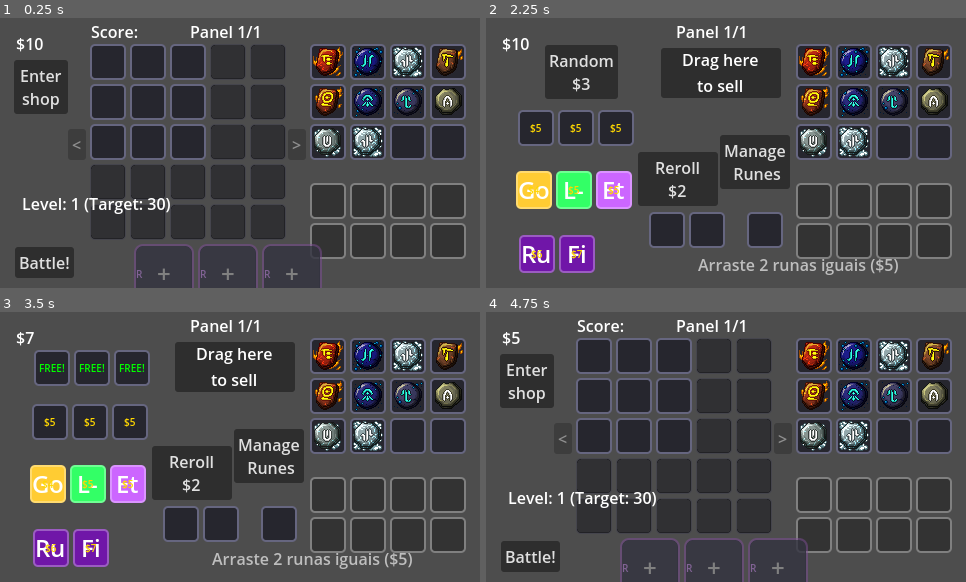
Above: before the commit, frames 1-4 (two rows, left to right).
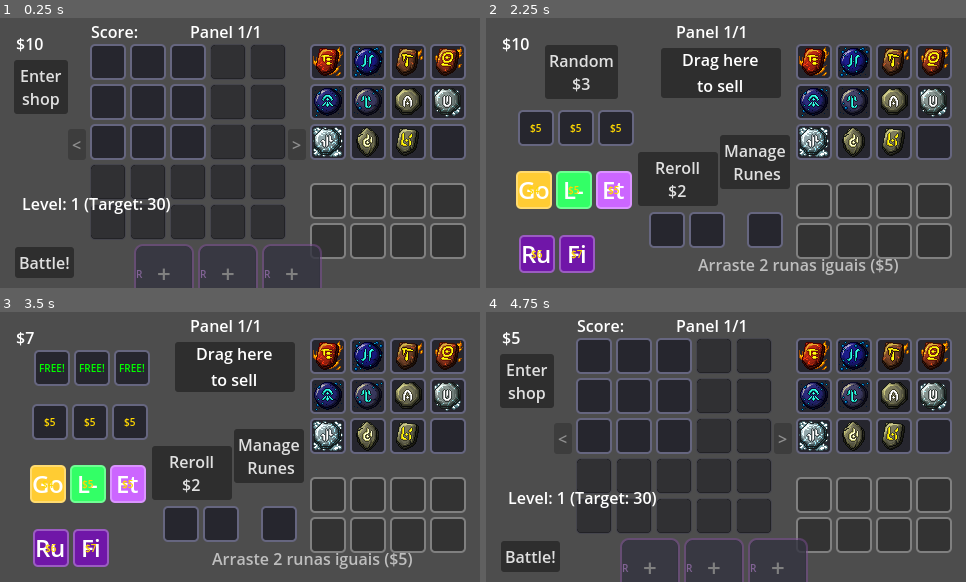
Above: after the commit, the same moments.

Repository: RenatoAAB/Runes
Game: Godot game, scene res://scenes/main.tscn
Same seed, same stepped clock (60 frames per second), same inputs: the game is played once before the commit and once after it.
Inputs:
- Up to frame 1 (0.25 s): no input
- Up to frame 2 (2.25 s): click "Enter shop" at 0.5 s; click "Manage Runes" at 1.25 s; click "Enter shop" at 2 s
- Up to frame 3 (3.5 s): click "Random $3" at 2.75 s
- Up to frame 4 (4.75 s): click "Reroll $2" at 3.5 s; click "Manage Runes" at 4.25 s

The runs differ from the first frame. In frame 1, 3.4% of the frame differs, in the area x 65-97%, y 10-52%; in frame 2, 3.4%; in frame 3, 3.4%; in frame 4, 3.4%.

Commit message:
earth, metal e fix de tooltip

Diff:
--- a/resources/effects/effect_score_20_if_3_distinct.tres
+++ b/resources/effects/effect_score_20_if_3_distinct.tres
@@ -1,13 +1,12 @@
-[gd_resource type="Resource" script_class="RuneEffect" load_steps=4 format=3]
+[gd_resource type="Resource" script_class="RuneEffect" load_steps=5 format=3 uid="uid://brodau5d14lj1"]
 
-[ext_resource type="Script" path="res://scripts/data/rune_effect.gd" id="1_effect"]
+[ext_resource type="Script" uid="uid://dpxjxr3dyc4i0" path="res://scripts/data/rune_effect.gd" id="1_effect"]
 [ext_resource type="Resource" path="res://resources/effects/conditions/condition_3_distinct_adjacent.tres" id="2_cond"]
-[ext_resource type="Resource" path="res://resources/effects/targets/target_self.tres" id="3_target"]
+[ext_resource type="Resource" uid="uid://16yatdx658me" path="res://resources/effects/targets/target_self.tres" id="3_target"]
 [ext_resource type="Resource" path="res://resources/effects/payloads/payload_add_score_20.tres" id="4_payload"]
 
 [resource]
 script = ExtResource("1_effect")
-trigger = 0
 condition = ExtResource("2_cond")
 target = ExtResource("3_target")
 payload = ExtResource("4_payload")
--- a/resources/runes/common/rune_earth.tres
+++ b/resources/runes/common/rune_earth.tres
@@ -1,16 +1,37 @@
-[gd_resource type="Resource" script_class="RuneData" load_steps=3 format=3]
+[gd_resource type="Resource" script_class="RuneData" load_steps=11 format=3 uid="uid://supn6813u1vc"]
 
-[ext_resource type="Script" path="res://scripts/data/rune_data.gd" id="1_data"]
-[ext_resource type="Resource" path="res://resources/effects/effect_score_per_earth_adjacent.tres" id="2_effect"]
+[ext_resource type="Script" uid="uid://dpxjxr3dyc4i0" path="res://scripts/data/rune_effect.gd" id="1_c5rpc"]
+[ext_resource type="Script" uid="uid://s48ipf5uo7mv" path="res://scripts/data/rune_data.gd" id="1_data"]
+[ext_resource type="Script" uid="uid://bdoskjkqeggr8" path="res://scripts/data/effects/conditions/condition_always.gd" id="2_chb8v"]
+[ext_resource type="Script" uid="uid://cimuoiu8ocwh6" path="res://scripts/data/effects/payloads/payload_add_score.gd" id="3_iuqce"]
+[ext_resource type="Script" uid="uid://dr6qdvixrtvt5" path="res://scripts/data/effects/targets/target_self.gd" id="4_v577a"]
+[ext_resource type="Texture2D" uid="uid://stoxufejh7un" path="res://sprites/icons/runes/Icon1.png" id="6_akef3"]
+
+[sub_resource type="Resource" id="Resource_lddit"]
+script = ExtResource("2_chb8v")
+metadata/_custom_type_script = "uid://bdoskjkqeggr8"
+
+[sub_resource type="Resource" id="Resource_mrdii"]
+script = ExtResource("3_iuqce")
+metadata/_custom_type_script = "uid://cimuoiu8ocwh6"
+
+[sub_resource type="Resource" id="Resource_pdljr"]
+script = ExtResource("4_v577a")
+metadata/_custom_type_script = "uid://dr6qdvixrtvt5"
+
+[sub_resource type="Resource" id="Resource_hqg02"]
+script = ExtResource("1_c5rpc")
+condition = SubResource("Resource_lddit")
+target = SubResource("Resource_pdljr")
+payload = SubResource("Resource_mrdii")
+metadata/_custom_type_script = "uid://dpxjxr3dyc4i0"
 
 [resource]
 script = ExtResource("1_data")
 id = "earth"
 rune_name = "Terra"
-description = "+10 pontos por runa de Terra adjacente."
-tier = 1
-rarity = 0
-elements = [2]
-base_max_activations = 1
-is_indestructible = true
-effects = [ExtResource("2_effect")]
+description = "+10 pontos"
+elements = Array[int]([2])
+base_max_activations = 3
+textures = Array[Texture2D]([ExtResource("6_akef3")])
+effects = Array[ExtResource("1_c5rpc")]([SubResource("Resource_hqg02")])
--- a/resources/runes/common/rune_metal.tres
+++ b/resources/runes/common/rune_metal.tres
@@ -1,16 +1,59 @@
-[gd_resource type="Resource" script_class="RuneData" load_steps=3 format=3]
+[gd_resource type="Resource" script_class="RuneData" load_steps=17 format=3 uid="uid://c5b674oqjdf3d"]
 
-[ext_resource type="Script" path="res://scripts/data/rune_data.gd" id="1_data"]
-[ext_resource type="Resource" path="res://resources/effects/effect_score_20_if_3_distinct.tres" id="2_effect"]
+[ext_resource type="Script" uid="uid://dpxjxr3dyc4i0" path="res://scripts/data/rune_effect.gd" id="1_1np2b"]
+[ext_resource type="Script" uid="uid://s48ipf5uo7mv" path="res://scripts/data/rune_data.gd" id="1_data"]
+[ext_resource type="Script" uid="uid://bdoskjkqeggr8" path="res://scripts/data/effects/conditions/condition_always.gd" id="2_gt5pw"]
+[ext_resource type="Script" uid="uid://cimuoiu8ocwh6" path="res://scripts/data/effects/payloads/payload_add_score.gd" id="3_4irns"]
+[ext_resource type="Script" uid="uid://dr6qdvixrtvt5" path="res://scripts/data/effects/targets/target_self.gd" id="4_0rf7q"]
+[ext_resource type="Script" uid="uid://c5thtxt25wb1e" path="res://scripts/data/effects/conditions/condition_distinct_elements_adjacent.gd" id="5_ax4um"]
+[ext_resource type="Script" uid="uid://t1vniutnqm7e" path="res://scripts/data/effects/payloads/payload_add_permanent_score.gd" id="6_1np2b"]
+[ext_resource type="Texture2D" uid="uid://dv8jxh35mbun8" path="res://sprites/icons/runes/Icon7.png" id="8_3mpkw"]
+
+[sub_resource type="Resource" id="Resource_en65a"]
+script = ExtResource("2_gt5pw")
+metadata/_custom_type_script = "uid://bdoskjkqeggr8"
+
+[sub_resource type="Resource" id="Resource_f4x0g"]
+script = ExtResource("3_4irns")
+metadata/_custom_type_script = "uid://cimuoiu8ocwh6"
+
+[sub_resource type="Resource" id="Resource_fvrdn"]
+script = ExtResource("4_0rf7q")
+metadata/_custom_type_script = "uid://dr6qdvixrtvt5"
+
+[sub_resource type="Resource" id="Resource_5buvv"]
+script = ExtResource("1_1np2b")
+condition = SubResource("Resource_en65a")
+target = SubResource("Resource_fvrdn")
+payload = SubResource("Resource_f4x0g")
+metadata/_custom_type_script = "uid://dpxjxr3dyc4i0"
+
+[sub_resource type="Resource" id="Resource_e2m0a"]
+script = ExtResource("5_ax4um")
+metadata/_custom_type_script = "uid://c5thtxt25wb1e"
+
+[sub_resource type="Resource" id="Resource_gt5pw"]
+script = ExtResource("6_1np2b")
+amount = 5
+metadata/_custom_type_script = "uid://t1vniutnqm7e"
+
+[sub_resource type="Resource" id="Resource_4irns"]
+script = ExtResource("4_0rf7q")
+metadata/_custom_type_script = "uid://dr6qdvixrtvt5"
+
+[sub_resource type="Resource" id="Resource_13cuv"]
+script = ExtResource("1_1np2b")
+condition = SubResource("Resource_e2m0a")
+target = SubResource("Resource_4irns")
+payload = SubResource("Resource_gt5pw")
+metadata/_custom_type_script = "uid://dpxjxr3dyc4i0"
 
 [resource]
 script = ExtResource("1_data")
 id = "metal"
 rune_name = "Metal"
-description = "+20 pontos se houver 3 ou mais elementos diferentes adjacentes."
-tier = 1
-rarity = 0
-elements = [2]
-base_max_activations = 1
-is_indestructible = true
-effects = [ExtResource("2_effect")]
+description = "+10 pontos
++5 pontos permanentes se adjacente a pelo menos 2 elementos distintos"
+elements = Array[int]([2])
+textures = Array[Texture2D]([ExtResource("8_3mpkw")])
+effects = Array[ExtResource("1_1np2b")]([SubResource("Resource_5buvv"), SubResource("Resource_13cuv")])
--- a/scenes/main.tscn
+++ b/scenes/main.tscn
@@ -12,7 +12,6 @@
 [ext_resource type="Resource" uid="uid://ml10vvmqv6al" path="res://resources/runes/common/rune_plasma.tres" id="6_jkv2x"]
 [ext_resource type="Resource" uid="uid://bpgga3tetlmun" path="res://resources/runes/common/rune_water.tres" id="7_jbj1t"]
 [ext_resource type="Script" uid="uid://c212fo845qvri" path="res://scripts/ui/tooltip_manager.gd" id="7_trceg"]
-[ext_resource type="Resource" uid="uid://du7qyukvntuwb" path="res://resources/runes/uncommon/rune_cloud.tres" id="8_jbj1t"]
 [ext_resource type="Resource" uid="uid://c6gjg03cc4ok1" path="res://resources/runes/common/rune_fire.tres" id="9_muem4"]
 [ext_resource type="Resource" uid="uid://cdkuh3d8ffjym" path="res://resources/runes/common/rune_explosion.tres" id="10_dp3eg"]
 [ext_resource type="Resource" uid="uid://d4c7213tdx4ar" path="res://resources/runes/common/rune_rain.tres" id="11_gqmmt"]
@@ -22,6 +21,8 @@
 [ext_resource type="Resource" uid="uid://b6folj8yfdd3e" path="res://resources/runes/common/rune_air.tres" id="13_pm3ni"]
 [ext_resource type="Resource" uid="uid://bub1031y2cc0f" path="res://resources/runes/common/rune_wind.tres" id="14_y6deb"]
 [ext_resource type="Resource" uid="uid://ckyhnu5tbt81e" path="res://resources/runes/common/rune_sound.tres" id="15_og1vs"]
+[ext_resource type="Resource" uid="uid://c5b674oqjdf3d" path="res://resources/runes/common/rune_metal.tres" id="15_y6deb"]
+[ext_resource type="Resource" uid="uid://supn6813u1vc" path="res://resources/runes/common/rune_earth.tres" id="16_og1vs"]
 [ext_resource type="Resource" uid="uid://drwnsdkkhm5um" path="res://resources/runes/drop_rates.tres" id="18_pm3ni"]
 
 [node name="Main" type="Node2D" node_paths=PackedStringArray("game_manager", "grid_manager", "inventory_manager", "read …(275 unchanged characters)…
@@ -55,7 +56,7 @@
 inventory_manager = NodePath("../InventoryManager")
 grid_manager = NodePath("../GridManager")
 base_target_score = 30
-initial_runes = Array[ExtResource("5_muem4")]([ExtResource("6_jkv2x"), ExtResource("7_jbj1t"), ExtResource("8_jbj1t"), ExtResource("9_muem4"), ExtResource("10_dp3eg"), ExtResource("11_gqmmt"), ExtResource("12_yc10j"), ExtResource("13_pm3ni"), ExtResource("14_y6deb"), ExtResource("15_og1vs")])
+initial_runes = Array[ExtResource("5_muem4")]([ExtResource("6_jkv2x"), ExtResource("7_jbj1t"), ExtResource("9_muem4"), ExtResource("10_dp3eg"), ExtResource("11_gqmmt"), ExtResource("12_yc10j"), ExtResource("13_pm3ni"), ExtResource("14_y6deb"), ExtResource("15_og1vs"), ExtResource("15_y6deb"), ExtResource("16_og1vs")])
 rune_drop_rates = ExtResource("18_pm3ni")
 
 [node name="GridManager" type="Node" parent="Managers"]
--- /dev/null
+++ b/scripts/data/effects/payloads/payload_add_permanent_score.gd
@@ -0,0 +1,22 @@
+class_name PayloadAddPermanentScore
+extends EffectPayload
+
+## Adds a flat permanent score bonus to the source rune.
+## Use when you want a fixed permanent buff independent of elements/targets.
+
+@export var amount: int = 0
+
+func execute(_targets: Array[GridSlot], source_rune: RuneInstance, _context: BattleContext) -> void:
+	if amount == 0:
+		return
+	var current = source_rune.permanent_buffs.get("score_bonus", 0)
+	source_rune.permanent_buffs["score_bonus"] = current + amount
+	print("%s: +%d permanent score" % [source_rune.data.rune_name, amount])
+
+
+func get_description() -> String:
+	return "Gain +%d permanent score" % amount
+
+
+func get_keywords() -> Array[StringName]:
+	return [Keywords.PERMANENT, Keywords.SCORE]
--- a/scripts/main_controller.gd
+++ b/scripts/main_controller.gd
@@ -165,6 +165,8 @@
 
 	grid_manager = panel.grid_manager
 	reader = panel.reader
+	if grid_highlighter and grid_highlighter.has_method("set_grid_manager"):
+		grid_highlighter.set_grid_manager(grid_manager)
 
 	if grid_manager and not grid_manager.slot_changed.is_connected(_on_grid_slot_changed):
 		grid_manager.slot_changed.connect(_on_grid_slot_changed)
--- a/scripts/ui/grid_highlighter.gd
+++ b/scripts/ui/grid_highlighter.gd
@@ -20,6 +20,17 @@
 func _ready() -> void:
 	if grid_manager:
 		_preview_context = BattleContext.new(grid_manager)
+
+
+func set_grid_manager(new_grid_manager: GridManager) -> void:
+	if new_grid_manager == grid_manager:
+		return
+	grid_manager = new_grid_manager
+	if grid_manager:
+		_preview_context = BattleContext.new(grid_manager)
+	else:
+		_preview_context = null
+	clear_highlights()
 
 ## Main entry point: highlights all effects of a rune from a given slot.
 func highlight_rune_effects(rune: RuneInstance, origin_slot: GridSlot) -> void:
Not shown: 1 places in scenes/main.tscn that only renumber resources
Not shown, added: scripts/data/effects/payloads/payload_add_permanent_score.gd.uid
